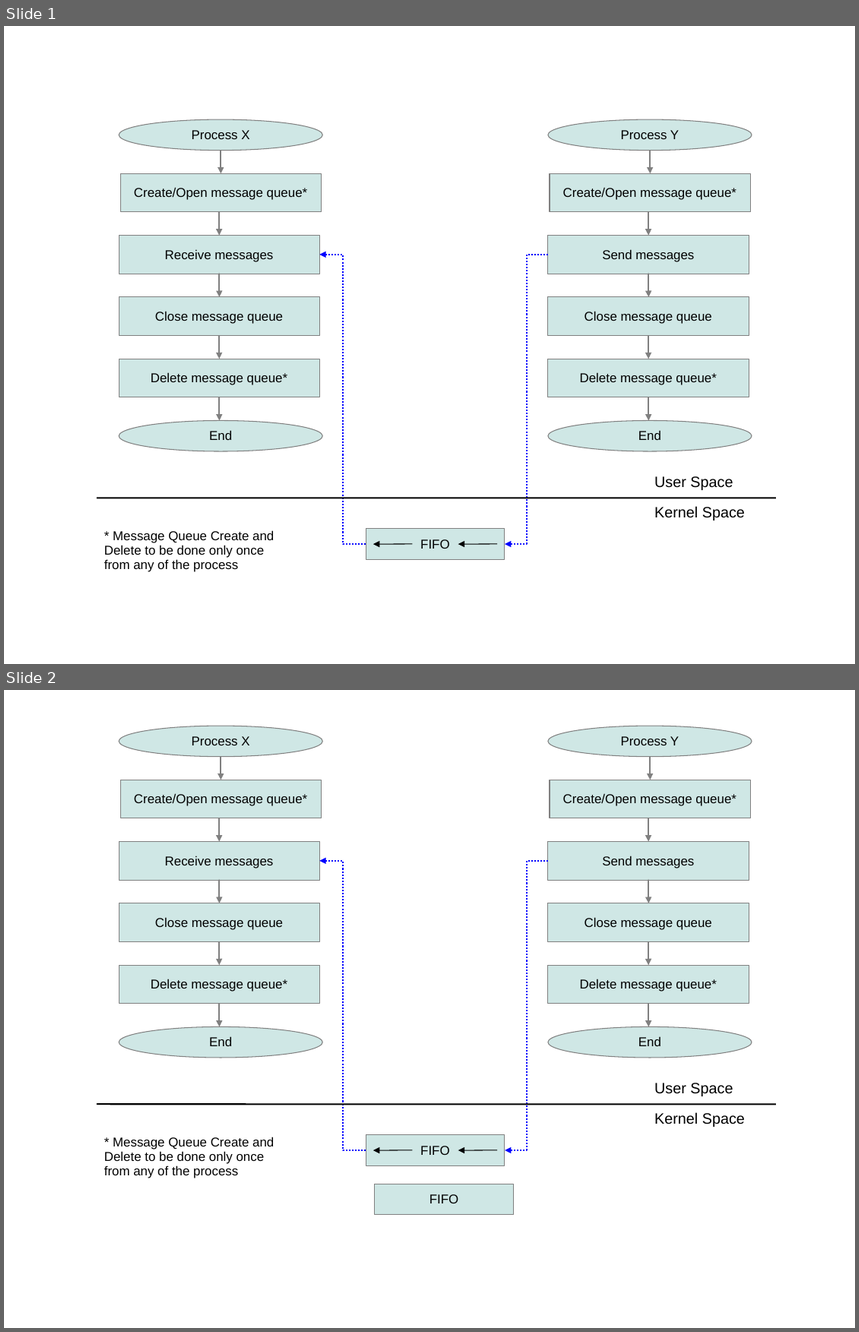
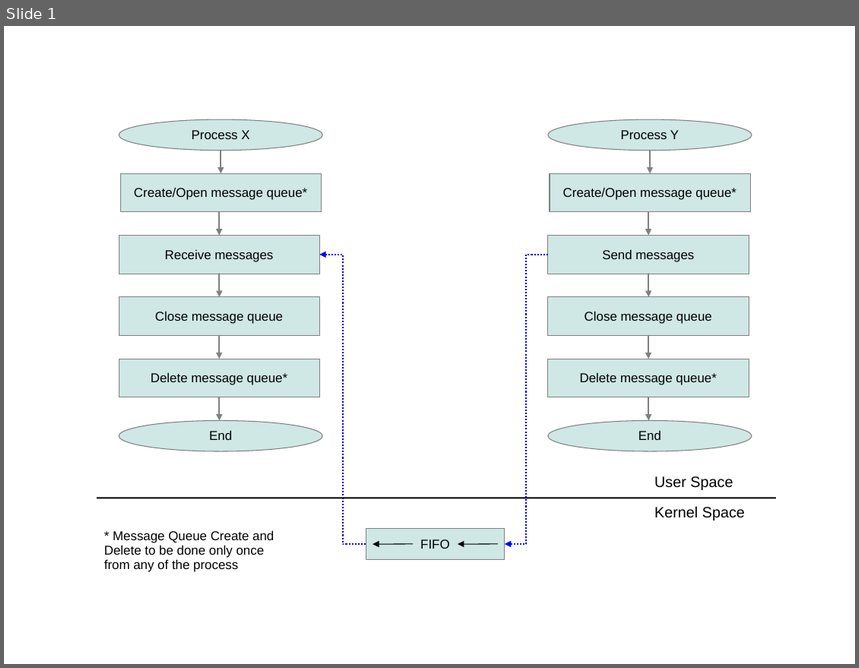
Before and after one commit to linuxpedia/linuxpedia_diagrams, a slide deck: system_programming/message_queue/Linux_System_Programming_Message_Queue.ppt. Shown one above the other, each under a label of ours: slides 1 and 2 before the commit, slide 1 after it. The pictures are 859x1332 and 859x668 pixels, drawn with LibreOffice and Linux fonts; fonts in the diff are those of the drawing. Boxes give left, top, right and bottom in pixels: in the first picture for what was removed or moved away, otherwise in the second. Text is boxed around its words. In the diff, an @@ line names an element or a change of style, - is before the commit and + after.

Commit message:
Second page removed

```diff
--- a/system_programming/message_queue/Linux_System_Programming_Message_Queue.ppt
+++ b/system_programming/message_queue/Linux_System_Programming_Message_Queue.ppt
@@ slide 2 removed at bbox=[4, 690, 855, 1328], background #FFFFFF @@
@@ ellipse removed at bbox=[119, 726, 323, 756] @@
-Process X
@@ ellipse removed at bbox=[549, 726, 753, 756] @@
-Process Y
@@ elbow arrow removed from (221, 756) to (221, 780) @@
@@ elbow arrow removed from (651, 756) to (651, 780) @@
@@ rectangle removed at bbox=[120, 780, 322, 818] @@
-Create/Open message queue*
@@ rectangle removed at bbox=[550, 780, 751, 818] @@
-Create/Open message queue*
@@ elbow arrow removed from (220, 818) to (220, 841) @@
@@ elbow arrow removed from (649, 818) to (649, 841) @@
@@ rectangle removed at bbox=[119, 841, 320, 880] @@
-Receive messages
@@ rectangle removed at bbox=[549, 841, 750, 880] @@
-Send messages
@@ elbow arrow removed from (367, 1151) to (320, 861) @@
@@ elbow arrow removed from (549, 861) to (506, 1151) @@
@@ elbow arrow removed from (220, 880) to (220, 904) @@
@@ elbow arrow removed from (649, 880) to (649, 904) @@
@@ rectangle removed at bbox=[119, 904, 320, 942] @@
-Close message queue
@@ rectangle removed at bbox=[549, 904, 750, 942] @@
-Close message queue
@@ elbow arrow removed from (220, 942) to (220, 965) @@
@@ elbow arrow removed from (649, 942) to (649, 965) @@
@@ rectangle removed at bbox=[119, 965, 320, 1004] @@
-Delete message queue*
@@ rectangle removed at bbox=[549, 965, 750, 1004] @@
-Delete message queue*
@@ elbow arrow removed from (220, 1004) to (220, 1027) @@
@@ elbow arrow removed from (649, 1004) to (649, 1027) @@
@@ ellipse removed at bbox=[119, 1027, 323, 1058] @@
-End
@@ ellipse removed at bbox=[549, 1027, 753, 1058] @@
-End
@@ text removed at bbox=[655, 1083, 733, 1097] @@
-User Space
@@ line removed from (97, 1105) to (776, 1105) @@
@@ text removed at bbox=[655, 1113, 745, 1127] @@
-Kernel Space
@@ text removed at bbox=[104, 1137, 274, 1179] @@
-* Message Queue Create and Delete to be done only once from any of the process
@@ rectangle removed at bbox=[367, 1135, 506, 1166] @@
-FIFO
@@ arrow removed from (413, 1151) to (373, 1151) @@
@@ arrow removed from (497, 1151) to (458, 1151) @@
@@ rectangle removed at bbox=[375, 1184, 514, 1215] @@
-FIFO
```
